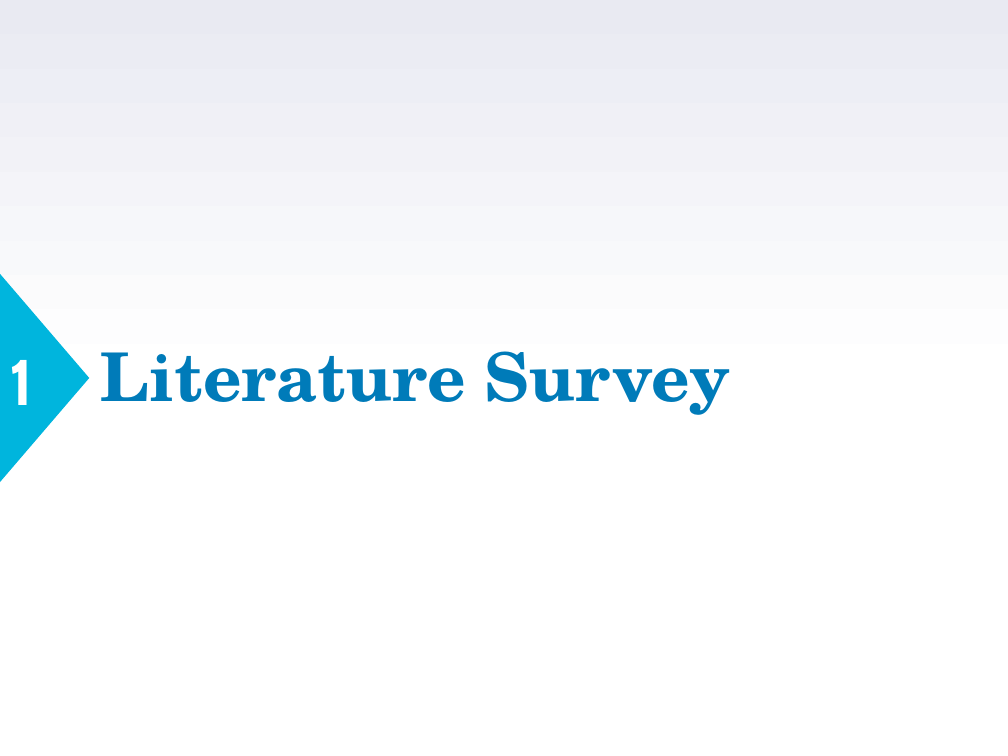
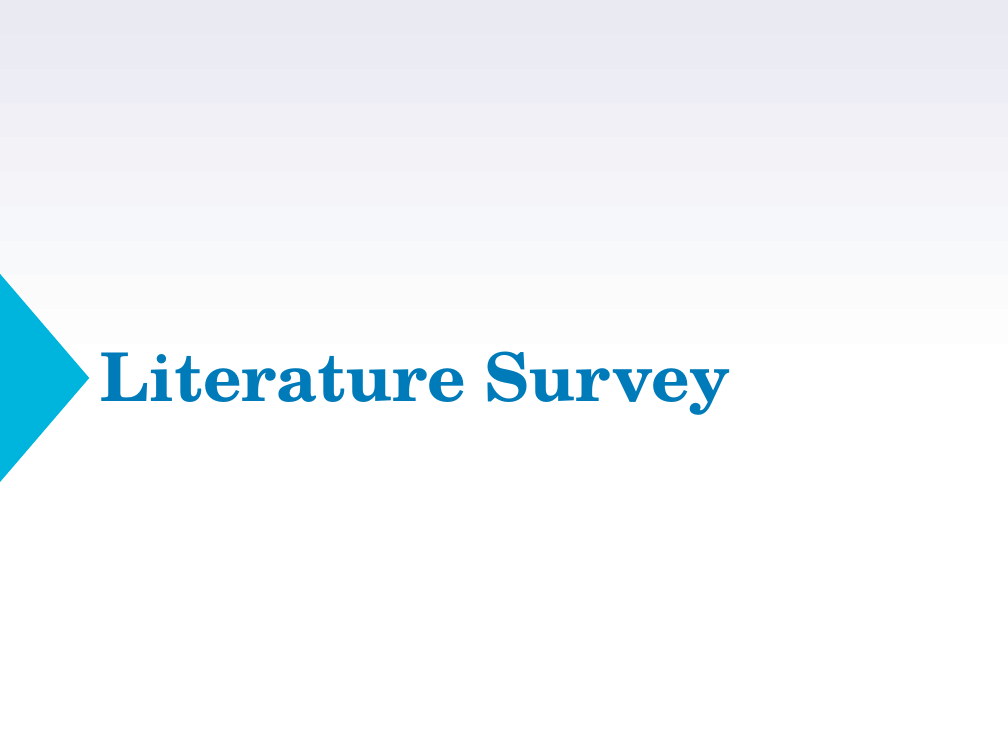
Before and after one commit to VarunBohara/Mini-Project-Documents, a slide deck: slide 5 of Review2_ppt.pptm (slide 4 before the commit). Drawn at 1008x756 pixels with LibreOffice and Linux fonts; fonts in the diff are those of the drawing. Boxes give left, top, right and bottom in pixels: in the first picture for what was removed or moved away, otherwise in the second. Text is boxed around its words. In the diff, an @@ line names an element or a change of style, - is before the commit and + after.

```diff
--- a/Review2_ppt.pptm
+++ b/Review2_ppt.pptm
@@ text removed at [10,360,34,405] @@
-1
```
Also in this commit, not shown: 6 other slides changed, 3 slides added, 4 slides removed.
